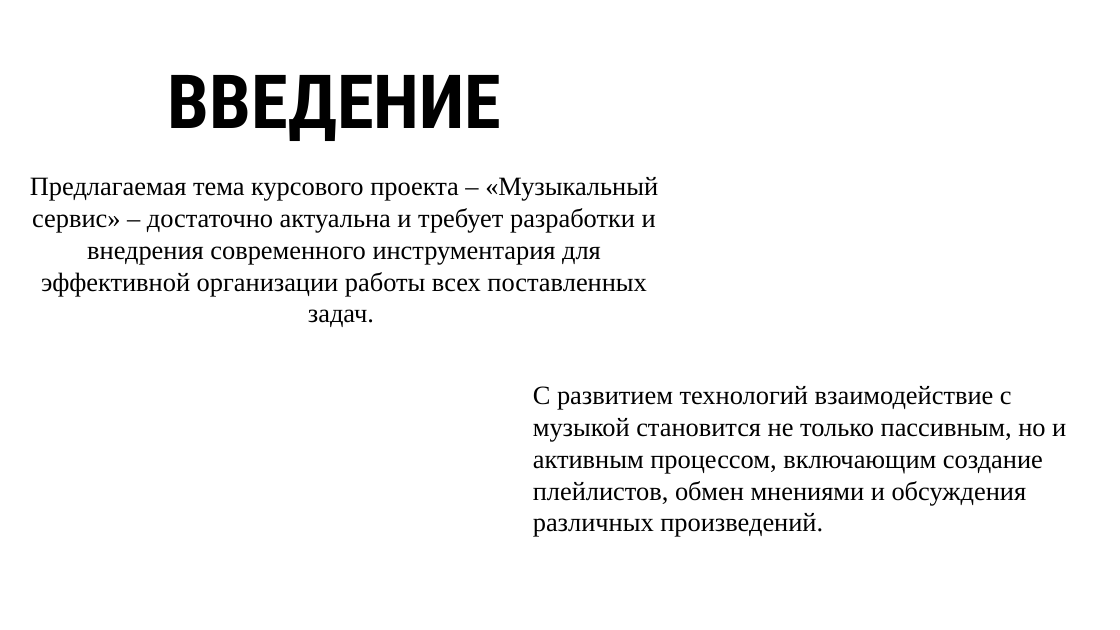
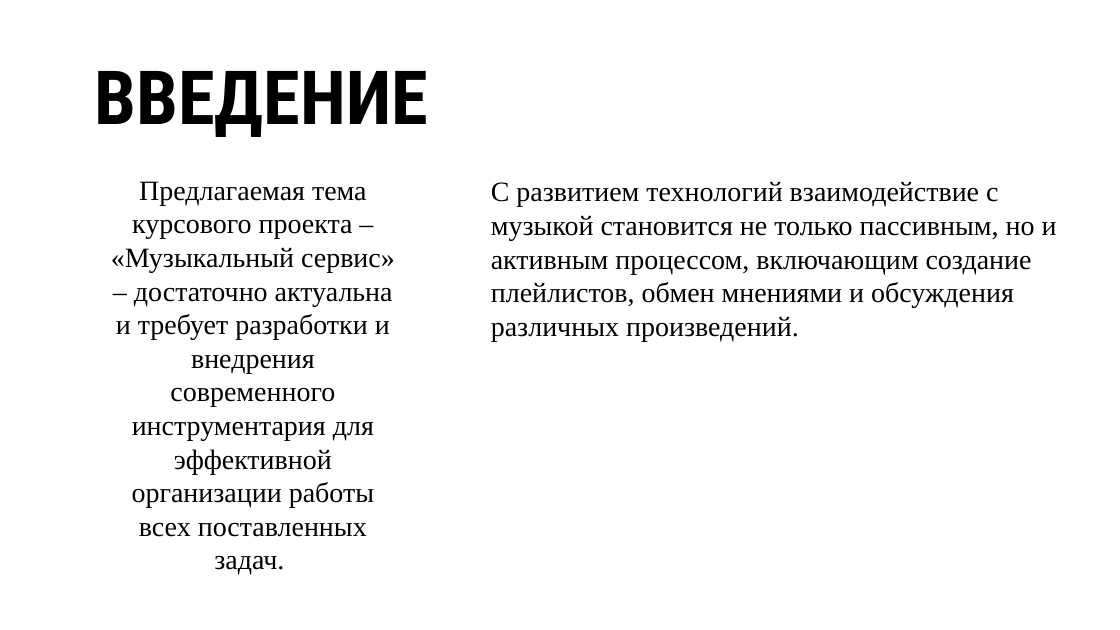
Before and after one commit to focs1t/Lopify, a slide deck: slide 3 of Презентация для курсовой по мобильным приложениям.pptx. Drawn at 1120x630 pixels with LibreOffice and Linux fonts; fonts in the diff are those of the drawing. Boxes give left, top, right and bottom in pixels: in the first picture for what was removed or moved away, otherwise in the second. Text is boxed around its words. In the diff, an @@ line names an element or a change of style, - is before the commit and + after.

```diff
--- a/Презентация для курсовой по мобильным приложениям.pptx
+++ b/Презентация для курсовой по мобильным приложениям.pptx
@@ text "ВВЕДЕНИЕ": place and size @@
-text "ВВЕДЕНИЕ" at bbox=[168, 75, 501, 141]
+text "ВВЕДЕНИЕ" at bbox=[94, 71, 427, 137]
@@ text "Предлагаемая тема курсового проекта – ...": place and size @@
-text "Предлагаемая тема курсового проекта – ..." at bbox=[30, 177, 658, 327]
+text "Предлагаемая тема курсового проекта – ..." at bbox=[111, 181, 395, 575]
@@ text "Предлагаемая тема курсового проекта – ..." at bbox=[111, 181, 395, 575]: size 34 to 36 pt @@
@@ text "С развитием технологий взаимодействие с ..." at bbox=[491, 181, 1057, 341]: size 34 to 36 pt @@
@@ text "С развитием технологий взаимодействие с ...": place and size @@
-text "С развитием технологий взаимодействие с ..." at bbox=[533, 386, 1066, 537]
+text "С развитием технологий взаимодействие с ..." at bbox=[491, 181, 1057, 341]
```
Also in this commit, not shown: 1 other slide changed, 1 other file.
